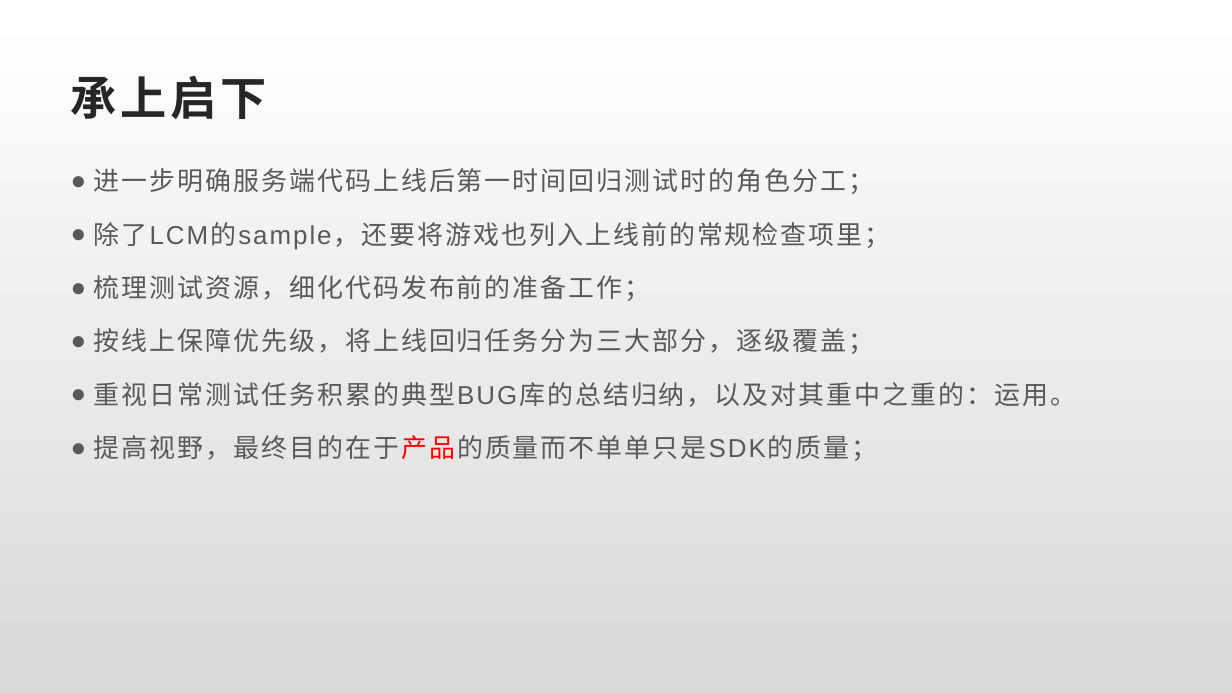
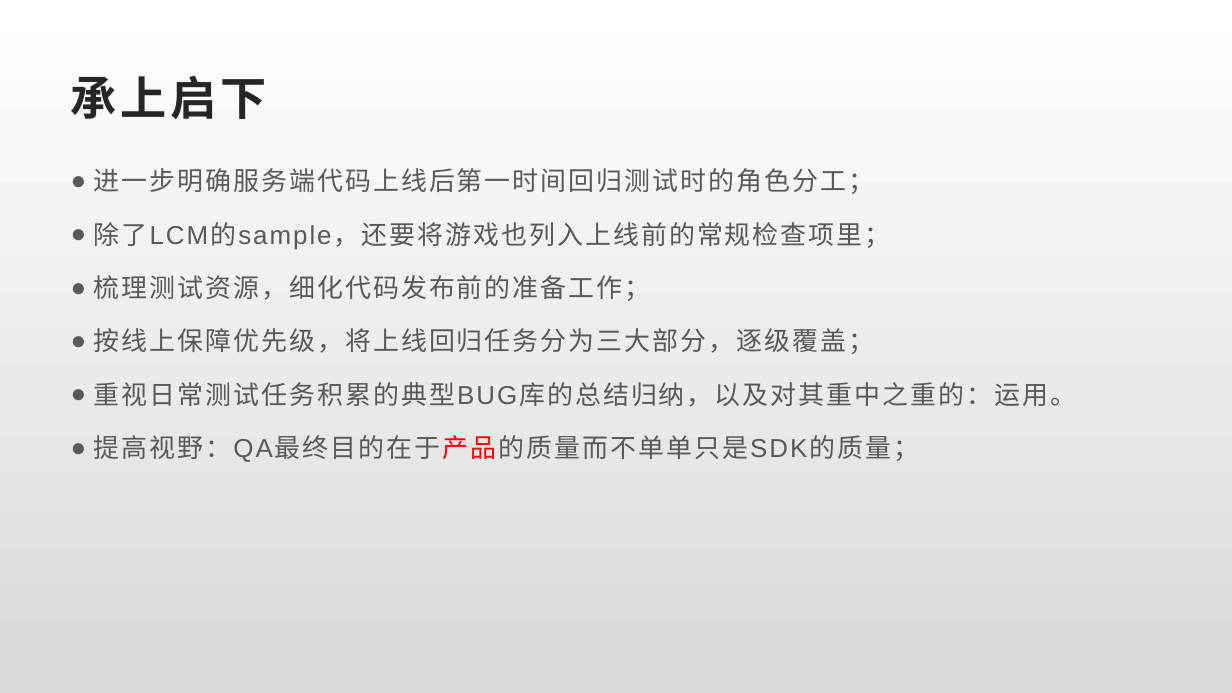
Before and after one commit to Rexixe1993/JavaScriptLesson, a slide deck: slide 4 of 全球版灌篮OBT复盘总结.pptx. Drawn at 1232x693 pixels with LibreOffice and Linux fonts; fonts in the diff are those of the drawing. Boxes give left, top, right and bottom in pixels: in the first picture for what was removed or moved away, otherwise in the second. Text is boxed around its words. In the diff, an @@ line names an element or a change of style, - is before the commit and + after.

```diff
--- a/全球版灌篮OBT复盘总结.pptx
+++ b/全球版灌篮OBT复盘总结.pptx
@@ text at (x1=94, y1=435, x2=920, y2=462): text changed @@
-● 提高视野，最终目的在于产品的质量而不单单只是SDK的质量；
+● 提高视野：QA最终目的在于产品的质量而不单单只是SDK的质量；
```
Also in this commit, not shown: 3 other slides changed, 5 slides added, 7 other files.
